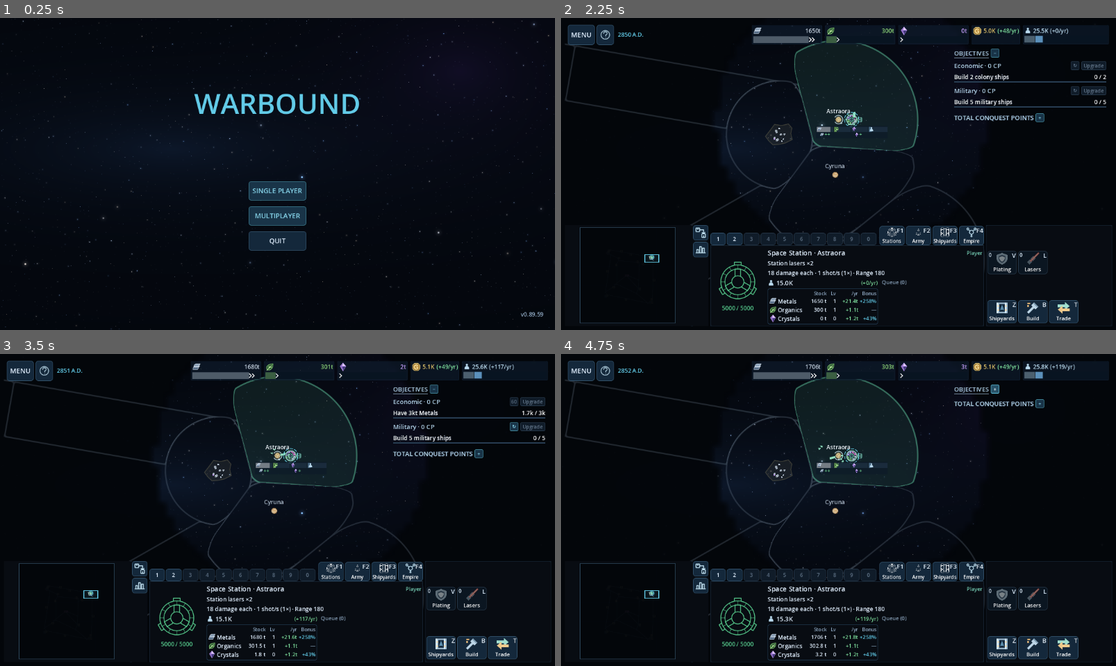
Above: before the commit, frames 1-4 (two rows, left to right).
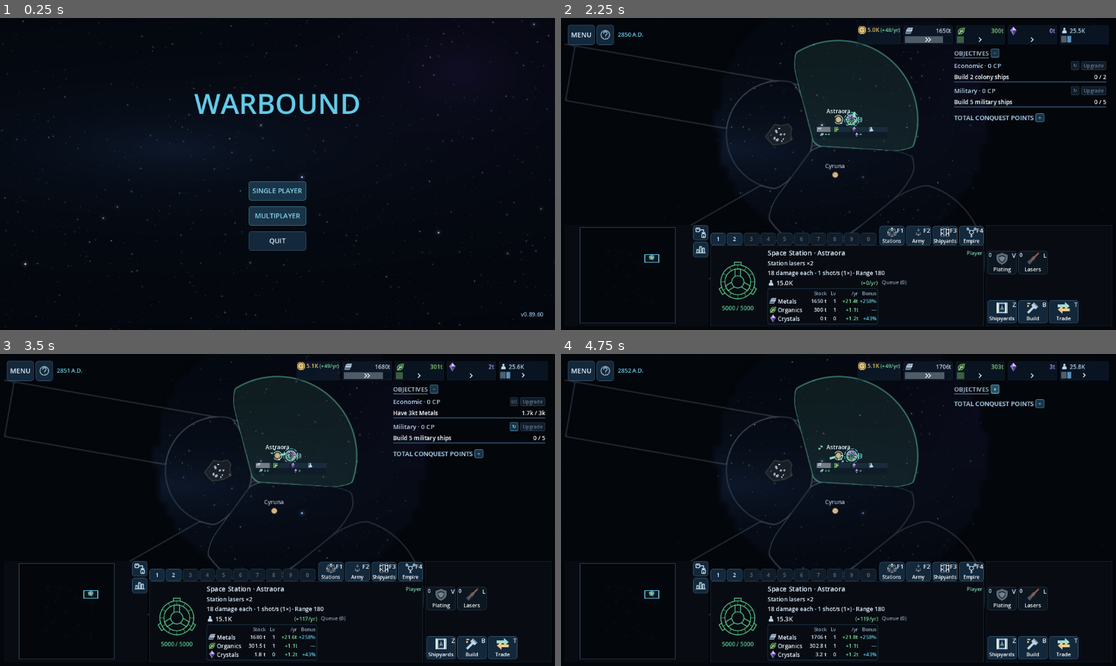
Above: after the commit, the same moments.

Repository: Allumnium/krangblade
Game: Godot game, scene res://scenes/main.tscn
Two runs of this game, one before a commit and one after it. Both use one fixed random seed, a clock stepped at 60 frames per second and the inputs below.
Inputs (mouse positions are in pixels of both pictures, inside the frame that each line leads up to):
- Up to frame 1 (0.25 s): no input
- Up to frame 2 (2.25 s): click "SINGLE PLAYER" at 0.5 s; click (927, 133) at 1.27 s; type "12" at 1.35 s; click "START MATCH" at 2 s
- Up to frame 3 (3.5 s): click "↻" at 2.75 s
- Up to frame 4 (4.75 s): click "↻" at 3.5 s; click "−" at 4.25 s

The runs differ from the first frame. In frame 1, less than 0.1% of the frame differs, in the area x 96-98%, y 94-96%; in frame 2, 1.1%; in frame 3, 1.1%; in frame 4, 1.2%, in the area x 34-95%, y 2-9%.

Commit message:
v0.89.60: Compact resource HUD and center growth indicators

Diff:
--- a/project.godot
+++ b/project.godot
@@ -3,7 +3,7 @@
 
 [application]
 config/name="Warbound"
-config/version="0.89.59"
+config/version="0.89.60"
 run/main_scene="res://scenes/main.tscn"
 config/features=PackedStringArray("4.7", "GL Compatibility")
 config/description="A multiplayer territory-control RTS prototype."
--- a/scripts/codex.gd
+++ b/scripts/codex.gd
@@ -282,7 +282,7 @@
 	_label(text, description)
 
 func _overview() -> void:
-	_body("Expand through local economies and direct fleet comm …(88 unchanged characters)… --). Population appears beside storage. White resource-bar chevrons show net gain (right) or loss (left); more chevrons mean faster change relative to capacity. Hover for exact rates. First finishers …(3058 unchanged characters)…
+	_body("Expand through local economies and direct fleet comm …(88 unchanged characters)… --). Population appears beside storage. Centered white resource and population chevrons show gain (right) or loss (left); more chevrons mean faster change relative to capacity. Full stores with no net gain show no arrows. Hover for exact rates. First finishers …(3058 unchanged characters)…
 	_section("The strategic loop")
 	_flow(["Extract resources", "Build & recruit", "Expand", "Defend supply"])
 	_body("Start with 3 Harvesters, 2 fighters and 1 freighter. Select a unit or station to issue orders.")
--- a/scripts/match_resource_hud.gd
+++ b/scripts/match_resource_hud.gd
@@ -31,8 +31,8 @@
 	local_player = player_query
 	system_name = name_query
 	year_label = _global_stat(row, "%d A.D." % ECONOMY.START_YEAR, HUD.ACCENT)
+	_build_credit_stat(row)
 	_build_global_bar(row)
-	_build_credit_stat(row)
 	global_population_label = _global_stat(row, "0", Color("#b9d9ed"), true)
 
 func is_built() -> bool:
@@ -61,7 +61,7 @@
 		var direction: float = 1.0 if trend > 0 else -1.0
 		var count: int = absi(trend)
 		var span: float = count * 6.0
-		var left: float = clampf(width if trend > 0 else width - span, 1.0, maxf(1.0, strip.size.x - span - 1.0))
+		var left: float = (strip.size.x - span) * 0.5
 		var y: float = strip.size.y * 0.5
 		for i in range(count):
 			var center: float = left + 3.0 + i * 6.0
@@ -74,7 +74,7 @@
 func _build_global_bar(stats: Container) -> void:
 	for resource in ECONOMY.RESOURCES:
 		var tile := PanelContainer.new()
-		tile.custom_minimum_size.x = 148.0
+		tile.custom_minimum_size.x = 104.0
 		tile.add_theme_stylebox_override("panel", HUD.surface(Color("#12233780"), Color("#28466100"), 4, 3))
 		stats.add_child(tile)
 		var stack := VBoxContainer.new()
@@ -107,14 +107,14 @@
 
 func _build_credit_stat(parent: Container) -> void:
 	var tile := PanelContainer.new()
-	tile.custom_minimum_size.x = 94.0
-	tile.add_theme_stylebox_override("panel", HUD.surface(Color("#12233780"), Color("#28466100"), 4, 3))
+	tile.custom_minimum_size.x = 80.0
+	tile.add_theme_stylebox_override("panel", HUD.surface(Color("#12233780"), Color("#28466100"), 2, 3))
 	parent.add_child(tile)
 	var stack := VBoxContainer.new()
 	stack.add_theme_constant_override("separation", 2)
 	tile.add_child(stack)
 	var balance_row := HBoxContainer.new()
-	balance_row.add_theme_constant_override("separation", 4)
+	balance_row.add_theme_constant_override("separation", 2)
 	balance_row.mouse_filter = Control.MOUSE_FILTER_IGNORE
 	stack.add_child(balance_row)
 	var credit_icon := TextureRect.new()
@@ -125,7 +125,7 @@
 	global_credit_label.autowrap_mode = TextServer.AUTOWRAP_OFF
 	global_credit_label.add_theme_color_override("font_color", HUD.CREDIT_COLOR)
 	balance_row.add_child(global_credit_label)
-	global_credit_income_label = make_label.call("+0/yr", 12)
+	global_credit_income_label = make_label.call("+0/yr", 11)
 	global_credit_income_label.autowrap_mode = TextServer.AUTOWRAP_OFF
 	global_credit_income_label.add_theme_color_override("font_color", Color("#7cdb9b"))
 	balance_row.add_child(global_credit_income_label)
@@ -140,7 +140,7 @@
 	label.add_theme_color_override("font_color", tint)
 	label.mouse_filter = Control.MOUSE_FILTER_PASS
 	if population:
-		tile.custom_minimum_size.x = 180.0
+		tile.custom_minimum_size.x = 104.0
 		label.clip_text = true
 		label.size_flags_horizontal = Control.SIZE_EXPAND_FILL
 		var stack := VBoxContainer.new()
@@ -166,8 +166,16 @@
 	var total: float = 0.0
 	for p in state.get("planets", []):
 		if int(p["owner"]) == local_player.call():
-			total += resource_delta(p, resource)
+			total += ECONOMY.net_rate(p, resource)
 	return total
+
+# Signed number of chevrons, relative to the capacity represented by the bar.
+static func _trend_count(annual: float, capacity: float) -> int:
+	if absf(annual) < 0.05 or capacity <= 0.0:
+		return 0
+	var ratio: float = absf(annual) / capacity
+	var count: int = 3 if ratio >= 0.02 else (2 if ratio >= 0.005 else 1)
+	return count if annual > 0.0 else -count
 
 static func set_resource_delta(label: Label, annual: float, parentheses: bool = false) -> void:
 	var displayed: float = 0.0 if absf(annual) < 0.05 else annual
@@ -205,10 +213,13 @@
 		var population_totals: Dictionary = ECONOMY.empire_totals(state, local_player.call())
 		var lines: PackedStringArray = ["Population · %s people" % UI_TEXT.compact_amount(float(population_totals["population …(304 unchanged characters)…
 		var ceiling: float = 0.0
+		var demographic: float = 0.0
 		for system in state["planets"]:
 			if int(system["owner"]) == local_player.call():
 				ceiling += ECONOMY.sustainable_population_capacity(system)
+				demographic += float(system.get("demographic_rate", ECONOMY.population_growth(system)))
 		lines.insert(1, "Resident sustainable capacity: %s people" % UI_TEXT.compact_amount(ceiling))
+		lines.insert(2, "Population growth: %+.2f/yr" % demographic)
 		for i in range(state["planets"].size()):
 			var p: Dictionary = state["planets"][i]
 			if int(p["owner"]) != local_player.call():
@@ -220,13 +231,13 @@
 	var totals: Dictionary = ECONOMY.empire_totals(state, local_player.call())
 	var lines: PackedStringArray = ["%s  ·  %.2f t stored" % [resource, float(totals["stock"][resource])],
 		"%.2f t in transit  /  %.0f t storage" % [float(totals["cargo"][resource]), float(totals["storage_reference"][resource])],
-		"Net: %+.2f t/yr" % _empire_resource_delta(state, resource)]
+		"Net (storage-limited): %+.2f t/yr" % _empire_resource_delta(state, resource)]
 	lines.append("System · Net | Production | Demand (t/yr)")
 	for i in range((state.get("planets", []) as Array).size()):
 		var p: Dictionary = state["planets"][i]
 		if int(p["owner"]) != local_player.call():
 			continue
-		lines.append("%s  %+.2f | %.2f | %.2f" % [system_name.call(i), resource_delta(p, resource), ECONOMY.rate(p, resource), ECONOMY.consumption(p, resource)])
+		lines.append("%s  %+.2f | %.2f | %.2f" % [system_name.call(i), ECONOMY.net_rate(p, resource), ECONOMY.rate(p, resource), ECONOMY.consumption(p, resource)])
 	return "\n".join(lines)
 
 func _local_breakdown(p: Dictionary, resource: String, selected: int) -> String:
@@ -305,9 +316,7 @@
 		global_resource_labels[resource].text = UI_TEXT.tons(value, 0, true)
 		var stored: float = float(totals["stock"][resource])
 		var reference: float = float(totals["storage_reference"][resource])
-		var ratio: float = absf(annual) / reference if reference > 0.0 else 0.0
-		var count: int = 0 if absf(annual) < 0.05 or reference <= 0.0 else (3 if ratio >= 0.02 else (2 if ratio >= 0.005 else 1))
-		global_resource_trends[resource] = count if annual > 0.0 else -count
+		global_resource_trends[resource] = _trend_count(annual, reference)
 		global_resource_fills[resource] = clampf(stored / reference, 0.0, 1.0) if reference > 0.0 else 0.0
 		var tile: PanelContainer = global_resource_tiles[resource]
 		var segments: Array = []
@@ -323,7 +332,6 @@
 		global_resource_segments[resource] = segments
 		global_resource_strips[resource].queue_redraw()
 		tile.tooltip_text = ""
-	global_population_label.text = "%s" % UI_TEXT.compact_amount(float(totals["population"]))
 	var population_total: float = float(totals["population"])
 	var population_segments: Array = []
 	var population_net: float = 0.0
@@ -341,7 +349,8 @@
 		population_segments.append({"name": "Fleet", "share": fleet_population / population_total, "index": -1, "color": Color("#5b90ba")})
 	population_ceiling += fleet_population
 	population_segments.sort_custom(func(a: Dictionary, b: Dictionary) -> bool: return a["share"] > b["share"] if a["share"] != b["share"] else a["index"] < b["index"])
-	global_population_label.text = "%s (%+.0f/yr)" % [UI_TEXT.compact_amount(population_total), population_net]
+	global_population_label.text = UI_TEXT.compact_amount(population_total)
+	global_resource_trends["population"] = _trend_count(population_net, population_ceiling)
 	global_population_label.tooltip_text = ""
 	global_resource_segments["population"] = population_segments
 	global_resource_fills["population"] = clampf(population_total / maxf(ECONOMY.EPS, population_ceiling), 0.0, 1.0)
Not shown, changed: AGENTS.md
Not shown, changed: THOUGHTS.md
Not shown, changed: TODO.md
